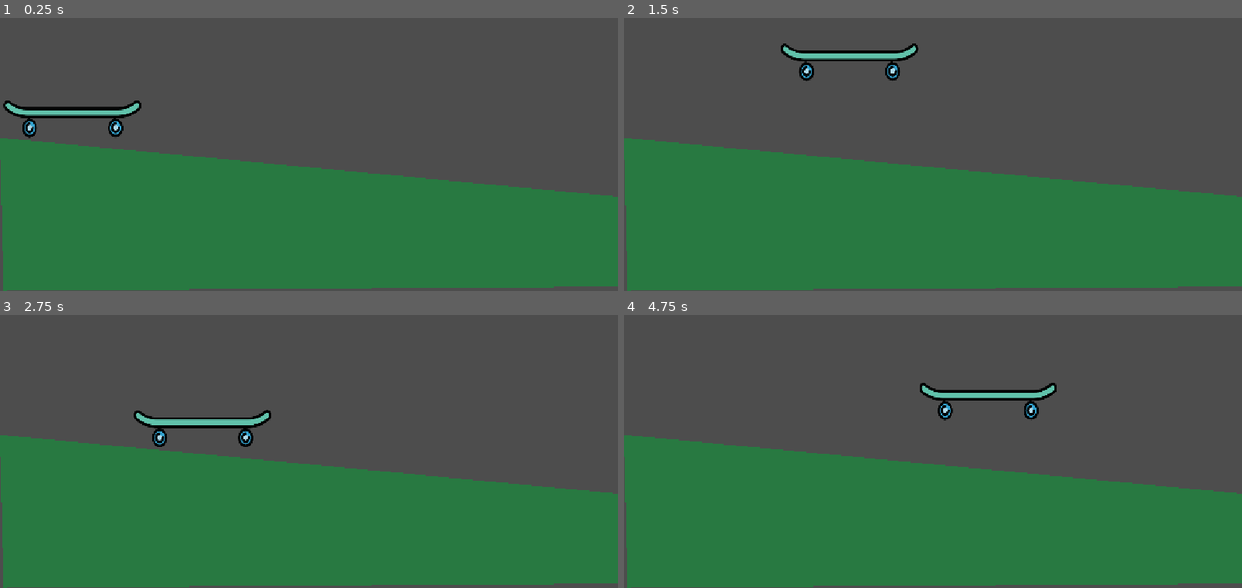
Above: before the commit, frames 1-4 (two rows, left to right).
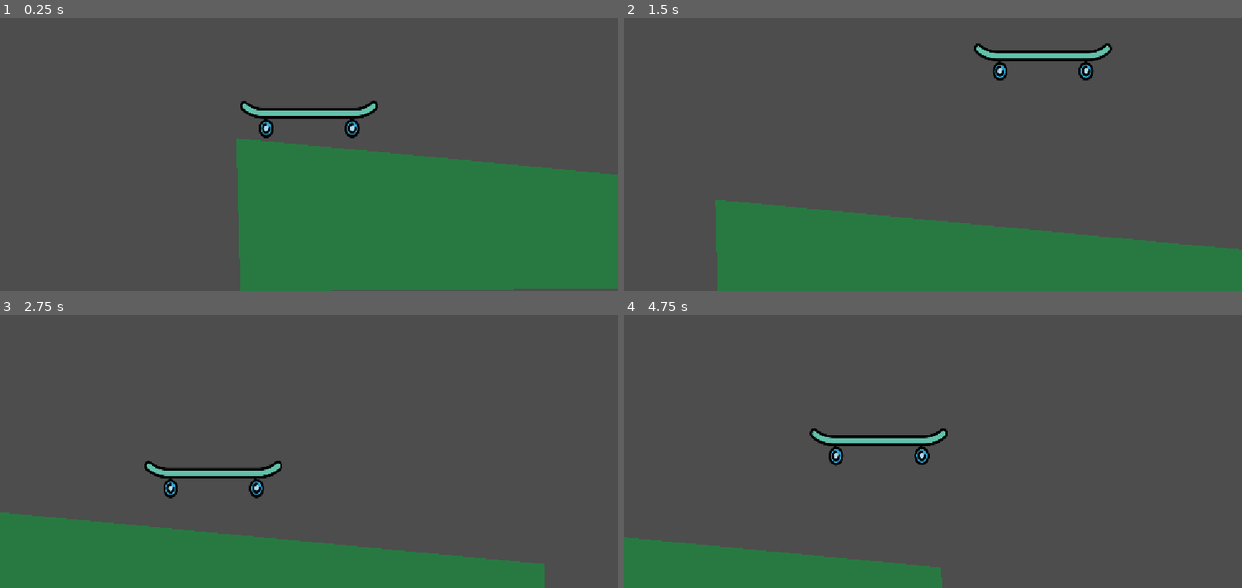
Above: after the commit, the same moments.

Repository: wolskao/TheStickmanSkater
Game: Godot game, scene res://Scenes/MainScene.tscn
Same seed, same stepped clock (60 frames per second), same inputs: the game is played once before the commit and once after it.
Inputs:
- Up to frame 1 (0.25 s): no input
- Up to frame 2 (1.5 s): tap Enter at 0.5 s; hold D (move_right) from 0.53 s (still down); tap Space (jump) at 0.77 s
- Up to frame 3 (2.75 s): tap Space (jump) at 1.52 s; release D (move_right) at 2.03 s; hold A (move_left) from 2.03 s (still down)
- Up to frame 4 (4.75 s): release A (move_left) at 2.78 s; hold D (move_right) 2.78-4.28 s; tap Space (jump) at 3.02, 3.77, 4.52 s; hold A (move_left) from 4.28 s (still down)

The runs differ from the first frame. In frame 1, 28% of the frame differs, in the area x 0-100%, y 30-100%; in frame 2, 28%; in frame 3, 31%; in frame 4, 41%, in the area x 0-100%, y 24-100%.

Commit message:
Camera setup
The camera is following the player

Diff:
--- a/Scenes/Player.tscn
+++ b/Scenes/Player.tscn
@@ -6,10 +6,11 @@
 [sub_resource type="RectangleShape2D" id="RectangleShape2D_vq7pl"]
 size = Vector2(512, 108)
 
-[node name="Player" type="Node2D" unique_id=1123512880]
+[node name="Player" type="CharacterBody2D" unique_id=295827543]
 
 [node name="Skateboard" type="CharacterBody2D" parent="." unique_id=1230197475]
 script = ExtResource("1_kyqiw")
+speed = 500
 
 [node name="CollisionShape2D" type="CollisionShape2D" parent="Skateboard" unique_id=774361457]
 position = Vector2(0.50113976, 0.6260893)
@@ -19,3 +20,8 @@
 [node name="Sprite2D" type="Sprite2D" parent="Skateboard" unique_id=1891656877]
 scale = Vector2(0.50113976, 0.6260893)
 texture = ExtResource("1_rpqav")
+
+[node name="Camera2D" type="Camera2D" parent="Skateboard" unique_id=243339779]
+position_smoothing_enabled = true
+drag_horizontal_enabled = true
+drag_vertical_enabled = true
--- a/project.godot
+++ b/project.godot
@@ -45,6 +45,7 @@
 [physics]
 
 3d/physics_engine="Jolt Physics"
+2d/default_gravity=500.0
 
 [rendering]
 
